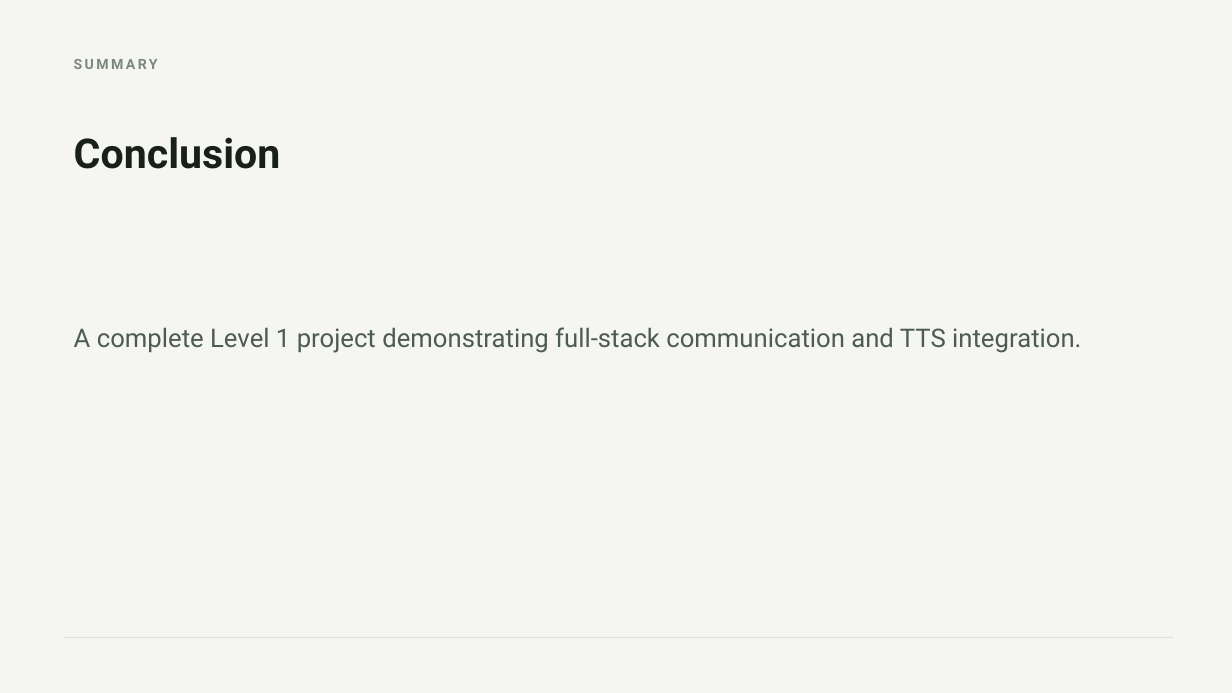
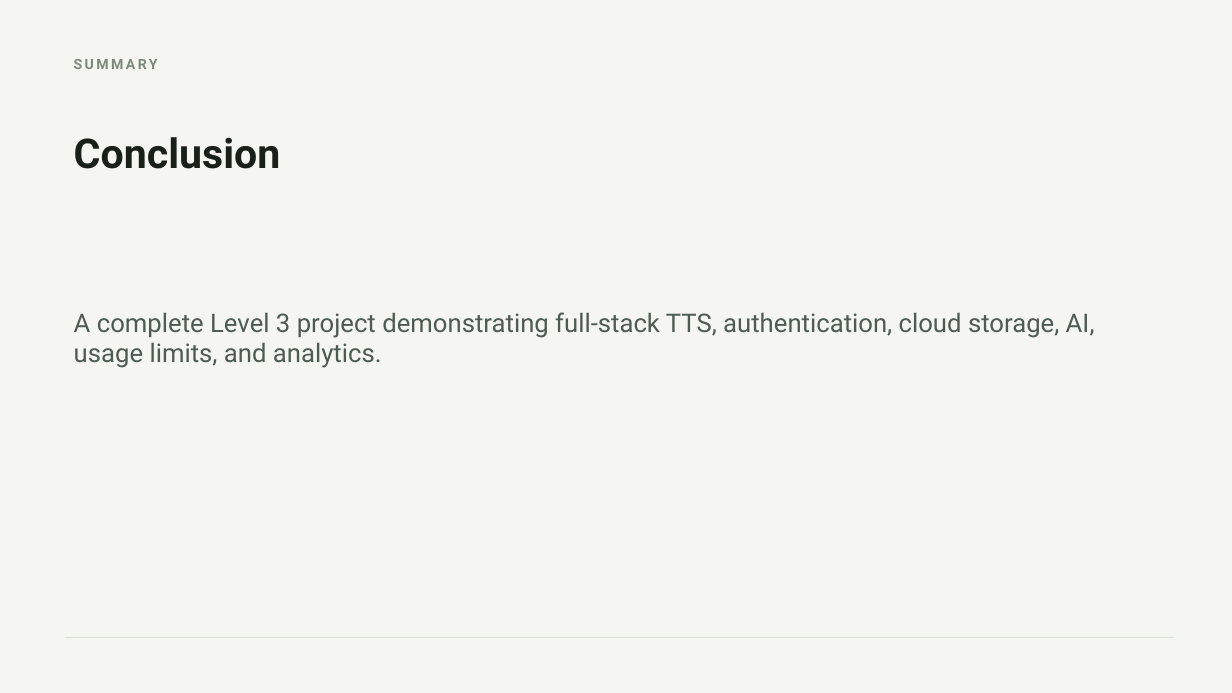
Before and after one commit to Ahusan20/text-to-speech-app, a slide deck: slide 11 of docs/project-presentation.pptx (slide 10 before the commit). Drawn at 1232x693 pixels with LibreOffice and Linux fonts; fonts in the diff are those of the drawing. Boxes give left, top, right and bottom in pixels: in the first picture for what was removed or moved away, otherwise in the second. Text is boxed around its words. In the diff, an @@ line names an element or a change of style, - is before the commit and + after.

```diff
--- a/docs/project-presentation.pptx
+++ b/docs/project-presentation.pptx
@@ text at box(74, 312, 1095, 368): text changed @@
-A complete Level 1 project demonstrating full-stack communication and TTS integration.
+A complete Level 3 project demonstrating full-stack TTS, authentication, cloud storage, AI, usage limits, and analytics.
```
Also in this commit, not shown: 4 other slides changed, 1 slide added, 23 other files.
